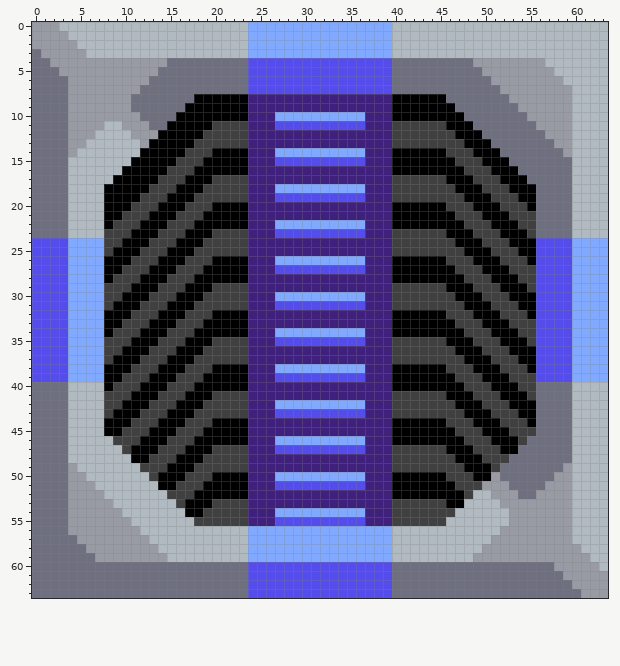
Edited in one commit: pixel-art sprite (sprites/blocks/production/deep-drill-lapis-mine.png). The picture above was drawn from the file before the commit.
The file is 64x64 pixels.
The result:
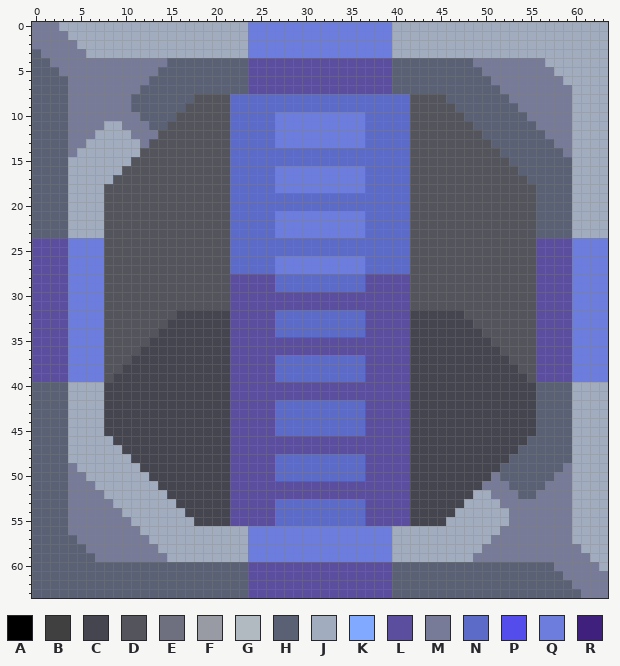
Palette (. is transparent): A #000000  B #404040  C #454550  D #54545d  E #6e7080  F #989aa4  G #b0bac0  H #5a6175  J #a1adbe  K #80a9ff  L #5c4e9e  M #787b97  N #5d6bc8  P #544deb  Q #6d7dde  R #3f207d
Changes in this commit:
Changed rows in their new state; - is an unchanged pixel.
first column x 0:
 0 MMMJJJJJJJJJJJJJJJJJJJJJQQQQQQQQQQQQQQQQJJJJJJJJJJJJJJJJJJJJJJJJ
 1 MMMMJJJJJJJJJJJJJJJJJJJJQQQQQQQQQQQQQQQQJJJJJJJJJJJJJJJJJJJJJJJJ
 2 MMMMMJJJJJJJJJJJJJJJJJJJQQQQQQQQQQQQQQQQJJJJJJJJJJJJJJJJJJJJJJJJ
 3 HMMMMMJJJJJJJJJJJJJJJJJJQQQQQQQQQQQQQQQQJJJJJJJJJJJJJJJJJJJJJJJJ
 4 HHMMMMMMMMMMMMMHHHHHHHHHLLLLLLLLLLLLLLLLHHHHHHHHHMMMMMMMMJJJJJJJ
 5 HHHMMMMMMMMMMMHHHHHHHHHHLLLLLLLLLLLLLLLLHHHHHHHHHHMMMMMMMMJJJJJJ
 6 HHHHMMMMMMMMMHHHHHHHHHHHLLLLLLLLLLLLLLLLHHHHHHHHHHHMMMMMMMMJJJJJ
 7 HHHHMMMMMMMMHHHHHHHHHHHHLLLLLLLLLLLLLLLLHHHHHHHHHHHHMMMMMMMMJJJJ
 8 HHHHMMMMMMMHHHHHHHDDDDNNNNNNNNNNNNNNNNNNNNDDDDHHHHHHHMMMMMMMJJJJ
 9 HHHHMMMMMMMHHHHHHDDDDDNNNNNNNNNNNNNNNNNNNNDDDDDHHHHHHHMMMMMMJJJJ
10 HHHHMMMMMMMMHHHHDDDDDDNNNNNQQQQQQQQQQNNNNNDDDDDDHHHHHHHMMMMMJJJJ
11 HHHHMMMMJJMMMHHDDDDDDDNNNNNQQQQQQQQQQNNNNNDDDDDDDHHHHHHHMMMMJJJJ
12 HHHHMMMJJJJMMMDDDDDDDDNNNNNQQQQQQQQQQNNNNNDDDDDDDDHHHHHHHMMMJJJJ
13 HHHHMMJJJJJJMDDDDDDDDDNNNNNQQQQQQQQQQNNNNNDDDDDDDDDHHHHHHHMMJJJJ
14 HHHHMJJJJJJJDDDDDDDDDDNNNNNNNNNNNNNNNNNNNNDDDDDDDDDDHHHHHHHMJJJJ
15 HHHHJJJJJJJDDDDDDDDDDDNNNNNNNNNNNNNNNNNNNNDDDDDDDDDDDHHHHHHHJJJJ
16 HHHHJJJJJJDDDDDDDDDDDDNNNNNQQQQQQQQQQNNNNNDDDDDDDDDDDDHHHHHHJJJJ
17 HHHHJJJJJDDDDDDDDDDDDDNNNNNQQQQQQQQQQNNNNNDDDDDDDDDDDDDHHHHHJJJJ
18 HHHHJJJJDDDDDDDDDDDDDDNNNNNQQQQQQQQQQNNNNNDDDDDDDDDDDDDDHHHHJJJJ
19 HHHHJJJJDDDDDDDDDDDDDDNNNNNNNNNNNNNNNNNNNNDDDDDDDDDDDDDDHHHHJJJJ
20 HHHHJJJJDDDDDDDDDDDDDDNNNNNNNNNNNNNNNNNNNNDDDDDDDDDDDDDDHHHHJJJJ
21 HHHHJJJJDDDDDDDDDDDDDDNNNNNQQQQQQQQQQNNNNNDDDDDDDDDDDDDDHHHHJJJJ
22 HHHHJJJJDDDDDDDDDDDDDDNNNNNQQQQQQQQQQNNNNNDDDDDDDDDDDDDDHHHHJJJJ
23 HHHHJJJJDDDDDDDDDDDDDDNNNNNQQQQQQQQQQNNNNNDDDDDDDDDDDDDDHHHHJJJJ
24 LLLLQQQQDDDDDDDDDDDDDDNNNNNNNNNNNNNNNNNNNNDDDDDDDDDDDDDDLLLLQQQQ
25 LLLLQQQQDDDDDDDDDDDDDDNNNNNNNNNNNNNNNNNNNNDDDDDDDDDDDDDDLLLLQQQQ
26 LLLLQQQQDDDDDDDDDDDDDDNNNNNQQQQQQQQQQNNNNNDDDDDDDDDDDDDDLLLLQQQQ
27 LLLLQQQQDDDDDDDDDDDDDDNNNNNQQQQQQQQQQNNNNNDDDDDDDDDDDDDDLLLLQQQQ
28 LLLLQQQQDDDDDDDDDDDDDDLLLLLNNNNNNNNNNLLLLLDDDDDDDDDDDDDDLLLLQQQQ
29 LLLLQQQQDDDDDDDDDDDDDDLLLLLNNNNNNNNNNLLLLLDDDDDDDDDDDDDDLLLLQQQQ
30 LLLLQQQQDDDDDDDDDDDDDDLLLLLLLLLLLLLLLLLLLLDDDDDDDDDDDDDDLLLLQQQQ
31 LLLLQQQQDDDDDDDDDDDDDDLLLLLLLLLLLLLLLLLLLLDDDDDDDDDDDDDDLLLLQQQQ
32 LLLLQQQQDDDDDDDDCCCCCCLLLLLNNNNNNNNNNLLLLLCCCCCCDDDDDDDDLLLLQQQQ
33 LLLLQQQQDDDDDDDCCCCCCCLLLLLNNNNNNNNNNLLLLLCCCCCCCDDDDDDDLLLLQQQQ
34 LLLLQQQQDDDDDDCCCCCCCCLLLLLNNNNNNNNNNLLLLLCCCCCCCCDDDDDDLLLLQQQQ
35 LLLLQQQQDDDDDCCCCCCCCCLLLLLLLLLLLLLLLLLLLLCCCCCCCCCDDDDDLLLLQQQQ
36 LLLLQQQQDDDDCCCCCCCCCCLLLLLLLLLLLLLLLLLLLLCCCCCCCCCCDDDDLLLLQQQQ
37 LLLLQQQQDDDCCCCCCCCCCCLLLLLNNNNNNNNNNLLLLLCCCCCCCCCCCDDDLLLLQQQQ
38 LLLLQQQQDDCCCCCCCCCCCCLLLLLNNNNNNNNNNLLLLLCCCCCCCCCCCCDDLLLLQQQQ
39 LLLLQQQQDCCCCCCCCCCCCCLLLLLNNNNNNNNNNLLLLLCCCCCCCCCCCCCDLLLLQQQQ
40 HHHHJJJJCCCCCCCCCCCCCCLLLLLLLLLLLLLLLLLLLLCCCCCCCCCCCCCCHHHHJJJJ
41 HHHHJJJJCCCCCCCCCCCCCCLLLLLLLLLLLLLLLLLLLLCCCCCCCCCCCCCCHHHHJJJJ
42 HHHHJJJJCCCCCCCCCCCCCCLLLLLNNNNNNNNNNLLLLLCCCCCCCCCCCCCCHHHHJJJJ
43 HHHHJJJJCCCCCCCCCCCCCCLLLLLNNNNNNNNNNLLLLLCCCCCCCCCCCCCCHHHHJJJJ
44 HHHHJJJJCCCCCCCCCCCCCCLLLLLNNNNNNNNNNLLLLLCCCCCCCCCCCCCCHHHHJJJJ
45 HHHHJJJJCCCCCCCCCCCCCCLLLLLNNNNNNNNNNLLLLLCCCCCCCCCCCCCCHHHHJJJJ
46 HHHHJJJJJCCCCCCCCCCCCCLLLLLLLLLLLLLLLLLLLLCCCCCCCCCCCCCHHHHHJJJJ
47 HHHHJJJJJJCCCCCCCCCCCCLLLLLLLLLLLLLLLLLLLLCCCCCCCCCCCCHHHHHHJJJJ
48 HHHHJJJJJJJCCCCCCCCCCCLLLLLNNNNNNNNNNLLLLLCCCCCCCCCCCHHHHHHHJJJJ
49 HHHHMJJJJJJJCCCCCCCCCCLLLLLNNNNNNNNNNLLLLLCCCCCCCCCCHHHHHHHMJJJJ
50 HHHHMMJJJJJJJCCCCCCCCCLLLLLNNNNNNNNNNLLLLLCCCCCCCCCMHHHHHHMMJJJJ
51 HHHHMMMJJJJJJJCCCCCCCCLLLLLLLLLLLLLLLLLLLLCCCCCCCCMMMHHHHMMMJJJJ
52 HHHHMMMMJJJJJJJCCCCCCCLLLLLLLLLLLLLLLLLLLLCCCCCCCJJMMMHHMMMMJJJJ
53 HHHHMMMMMJJJJJJJCCCCCCLLLLLNNNNNNNNNNLLLLLCCCCCCJJJJMMMMMMMMJJJJ
54 HHHHMMMMMMJJJJJJJCCCCCLLLLLNNNNNNNNNNLLLLLCCCCCJJJJJJMMMMMMMJJJJ
55 HHHHMMMMMMMJJJJJJJCCCCLLLLLNNNNNNNNNNLLLLLCCCCJJJJJJJMMMMMMMJJJJ
56 HHHHMMMMMMMMJJJJJJJJJJJJQQQQQQQQQQQQQQQQJJJJJJJJJJJJMMMMMMMMJJJJ
57 HHHHHMMMMMMMMJJJJJJJJJJJQQQQQQQQQQQQQQQQJJJJJJJJJJJMMMMMMMMMJJJJ
58 HHHHHHMMMMMMMMJJJJJJJJJJQQQQQQQQQQQQQQQQJJJJJJJJJJMMMMMMMMMMMJJJ
59 HHHHHHHMMMMMMMMJJJJJJJJJQQQQQQQQQQQQQQQQJJJJJJJJJMMMMMMMMMMMMMJJ
60 HHHHHHHHHHHHHHHHHHHHHHHHLLLLLLLLLLLLLLLLHHHHHHHHHHHHHHHHHHMMMMMJ
61 HHHHHHHHHHHHHHHHHHHHHHHHLLLLLLLLLLLLLLLLHHHHHHHHHHHHHHHHHHHMMMMM
62 HHHHHHHHHHHHHHHHHHHHHHHHLLLLLLLLLLLLLLLLHHHHHHHHHHHHHHHHHHHHMMMM
63 HHHHHHHHHHHHHHHHHHHHHHHHLLLLLLLLLLLLLLLLHHHHHHHHHHHHHHHHHHHHHMMM
